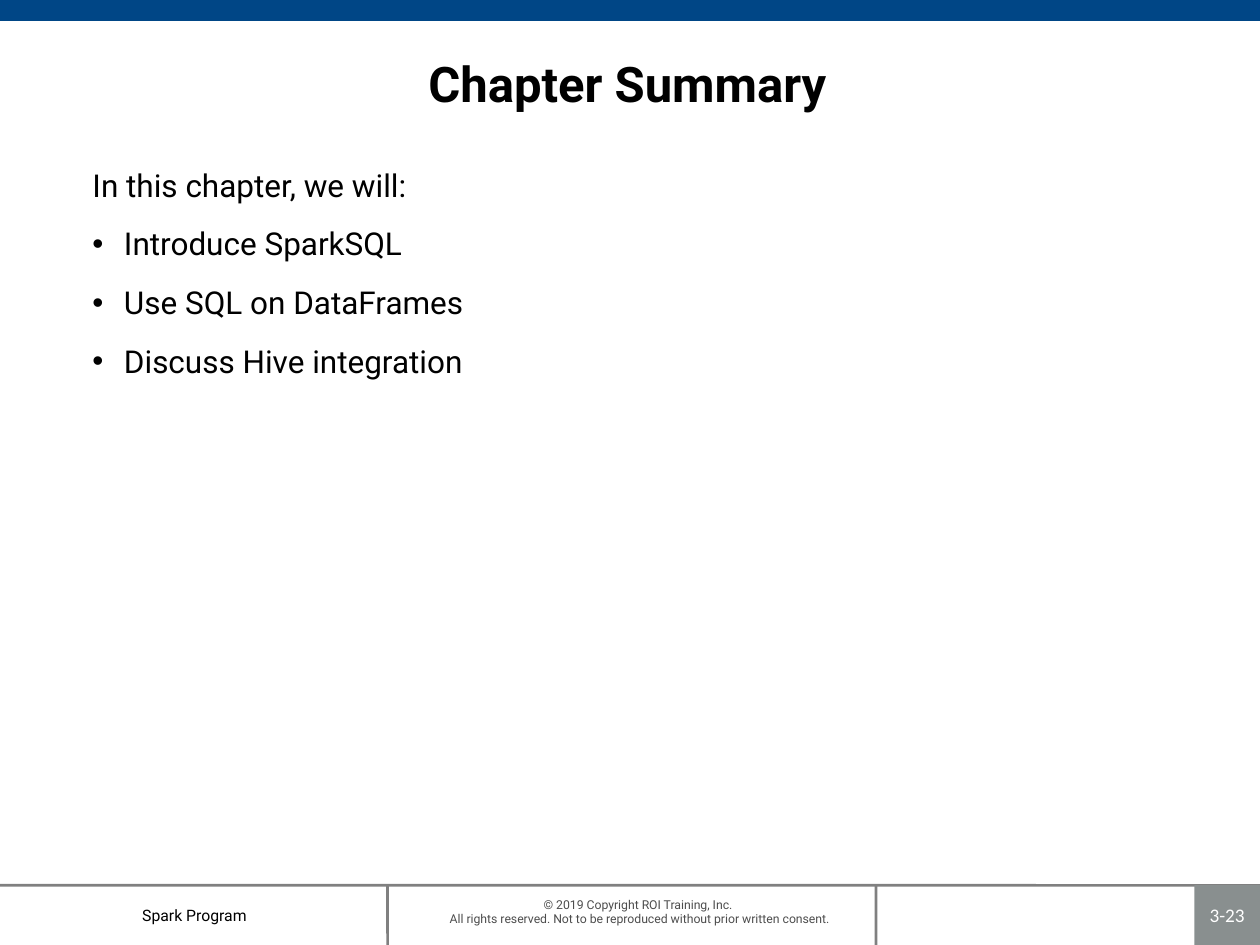
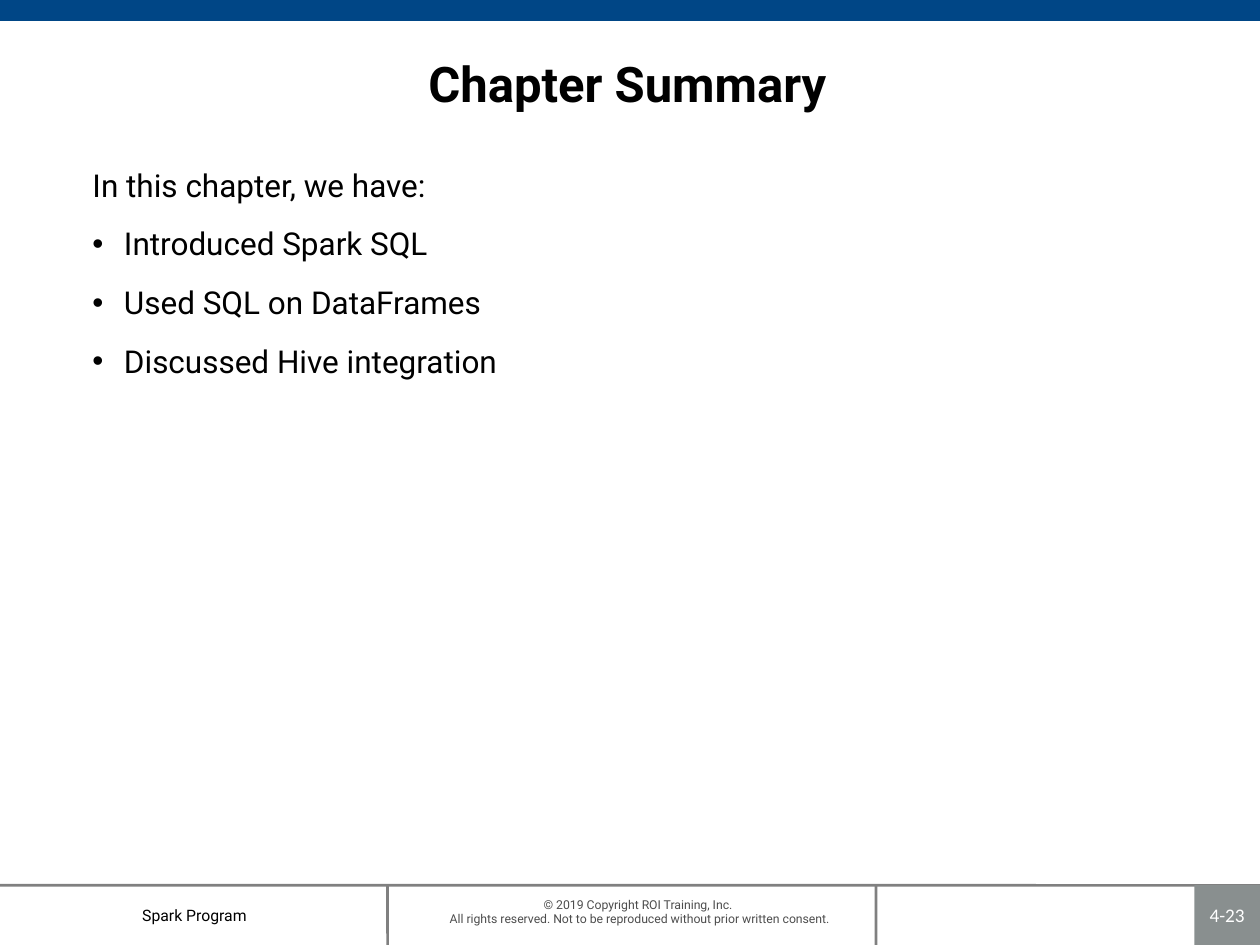
Before and after one commit to roitraining/SparkProgram, a slide deck: slide 23 of Day3/Ch04_SparkSQL.pptx. Drawn at 1260x945 pixels with LibreOffice and Linux fonts; fonts in the diff are those of the drawing; background and template pictures are left out. Boxes give left, top, right and bottom in pixels: in the first picture for what was removed or moved away, otherwise in the second. Text is boxed around its words. In the diff, an @@ line names an element or a change of style, - is before the commit and + after.

```diff
--- a/Day3/Ch04_SparkSQL.pptx
+++ b/Day3/Ch04_SparkSQL.pptx
@@ text at box(92, 173, 497, 380): text changed @@
-In this chapter, we will:
-• Introduce SparkSQL
-• Use SQL on DataFrames
-• Discuss Hive integration
+In this chapter, we have:
+• Introduced Spark SQL
+• Used SQL on DataFrames
+• Discussed Hive integration
@@ page number at box(1210, 909, 1245, 922): text changed @@
-3-23
+4-23
```
Also in this commit, not shown: 17 other slides changed, 1 other file.
